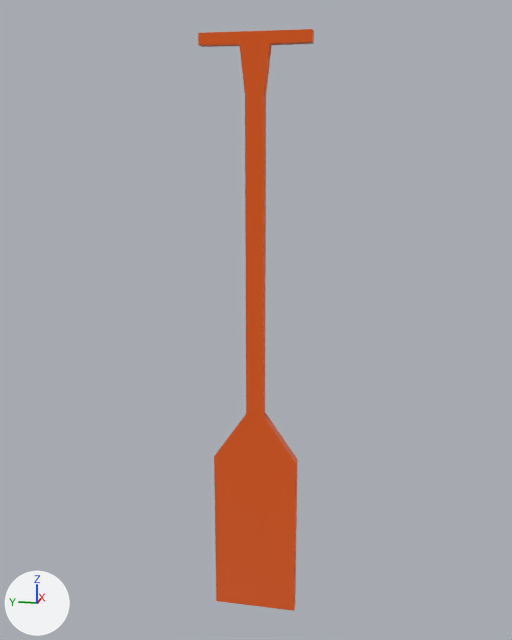
The Blender file art/models/oar.blend: old version first, new version second.
Camera for both pictures: a 50 mm camera at (-1.506, -0.302, 0.132) aimed at (0.014, 0.002, -0.247). The axes (+X, +Y, +Z) are drawn at lower left. The lights are the same throughout. The older version comes first.

The older version as bpy lines, for what is in view:
```python
me_cube = bpy.data.meshes.new('Cube')
me_cube.from_pydata(...)  # 28 vertices, 16 faces; spans x -0.2..0.2, y -1.5..1.5, z -12.4..4.6
me_cube.materials.append(mat_material)  # orange #e75a00
ob_cube = bpy.data.objects.new('Cube', me_cube)
ob_cube.location = (0.0, 0.0, 0.0)
ob_cube.scale = (0.0774, 0.0774, 0.0774)
```
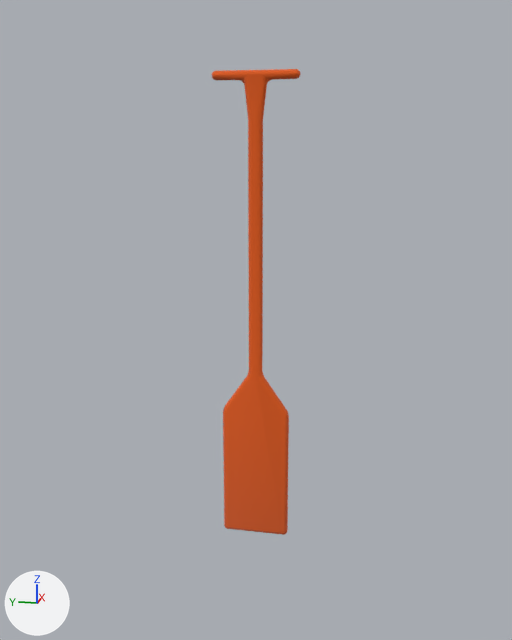
Where the change shows, as pixel boxes [x1, y1, x2, y2] in the pictures (512 x 640 px):
'Cube', modifiers changed, rescaled (23% narrower, 20% shorter): before [198, 29, 314, 611]; after [212, 69, 301, 535]

What the commit changed:
me_cube is used by ob_cube; location (0.0, 0.0, 0.0); scale (0.0774, 0.0774, 0.0774).
me_cube had 28 vertices, 16 faces and spanned x -0.2..0.2, y -1.5..1.5, z -12.4..4.6.
me_cube now has 28 vertices, 16 faces and spans x 0.0, y -0.1..0.1, z -0.8..0.3.
me_cube part 1: the whole mesh is scaled about the mesh origin by 0.0616.
Object 'Cube' (ob_cube) is rescaled from (0.0774, 0.0774, 0.0774) to (1.0, 1.0, 1.0).
Object 'Cube' (ob_cube) gains a BEVEL modifier named 'Bevel'.
Modifier setting: width = 0.01.
Modifier setting: width_pct = 0.01.
Modifier setting: segments = 3.
